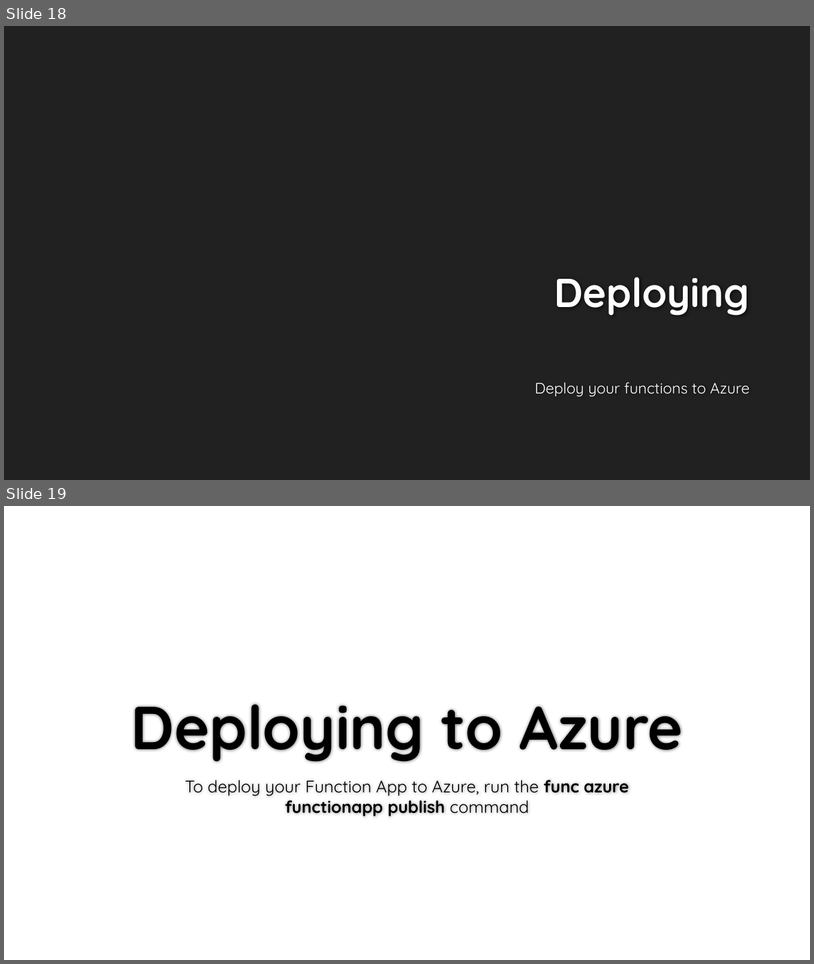
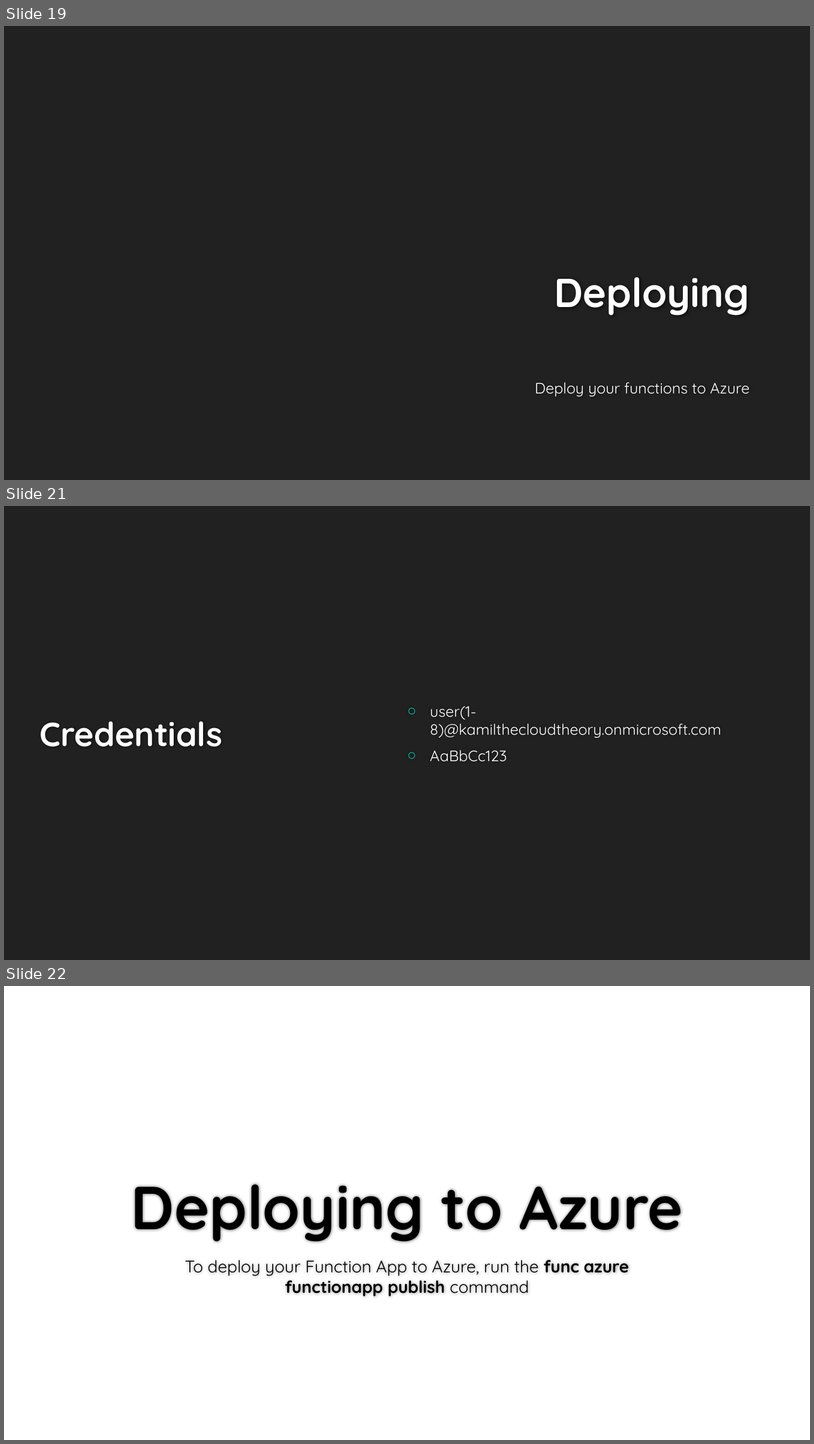
Before and after one commit to kamil-mrzyglod/Workshops, a slide deck: AzureDay2019/Developing services with Azure Functions.pptx. Shown one above the other, each under a label of ours: slides 18 and 19 before the commit, slides 19, 21 and 22 after it; the slides between them are not shown. The pictures are 814x964 and 814x1444 pixels, drawn with LibreOffice and Linux fonts; fonts in the diff are those of the drawing; background and template pictures are left out. Boxes give left, top, right and bottom in pixels: in the first picture for what was removed or moved away, otherwise in the second. Text is boxed around its words. In the diff, an @@ line names an element or a change of style, - is before the commit and + after.

```diff
--- a/AzureDay2019/Developing services with Azure Functions.pptx
+++ b/AzureDay2019/Developing services with Azure Functions.pptx
@@ slide 21 added at (4,506,810,960), background #212121 @@
@@ title added at (40,721,222,747), 40 pt, text #FEFEFE, bold @@
+Credentials
@@ text added at (430,706,722,762), 18 pt, text #FFFFFF @@
+○ user(1-8)@kamilthecloudtheory.onmicrosoft.com
+○ AaBbCc123
@@ what was slide 18 is now slide 19 @@
@@ what was slide 19 is now slide 22 @@
```
Also in this commit, not shown: 2 slides changed, 2 other slides added.
